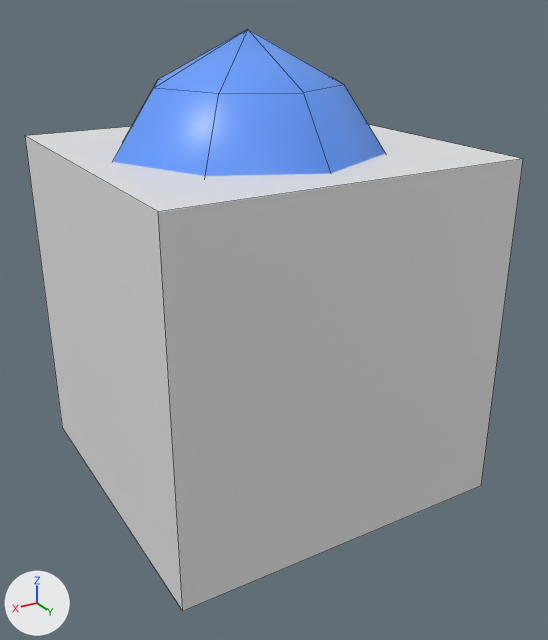
Before and after pictures for a commit that changed the FBX model Assets/Models/Box.fbx.
The view is the same before and after, from a 50 mm lens placed at (3.85, 6.91, 3.36), pointed at (-0.23, 0.12, -0.03). Every picture has the same lights, and +X, +Y and +Z are marked at lower left. Mesh edges are drawn as thin lines. Where no turn or scale is listed for an object, it has been applied to the vertices.

The first picture shows 'Cube', 'Pill'.
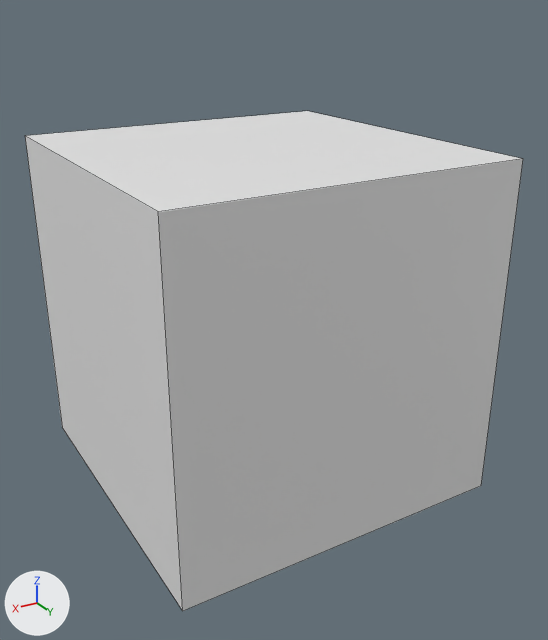
Commit message: Fix bug in Box model

Diff of the bpy script that builds the scene:
```diff
--- a/Assets/Models/Box.fbx.py
+++ b/Assets/Models/Box.fbx.py
@@ ob_pill @@
-ob_pill = bpy.data.objects.new('Pill', me_cube)
-ob_pill.location = (0.0, 0.0, 0.0)
```

Changed parts and their boxes [x1, y1, x2, y2] in the pictures (548 x 640 px):
'Pill', deleted (blue): before [113, 29, 385, 176]
